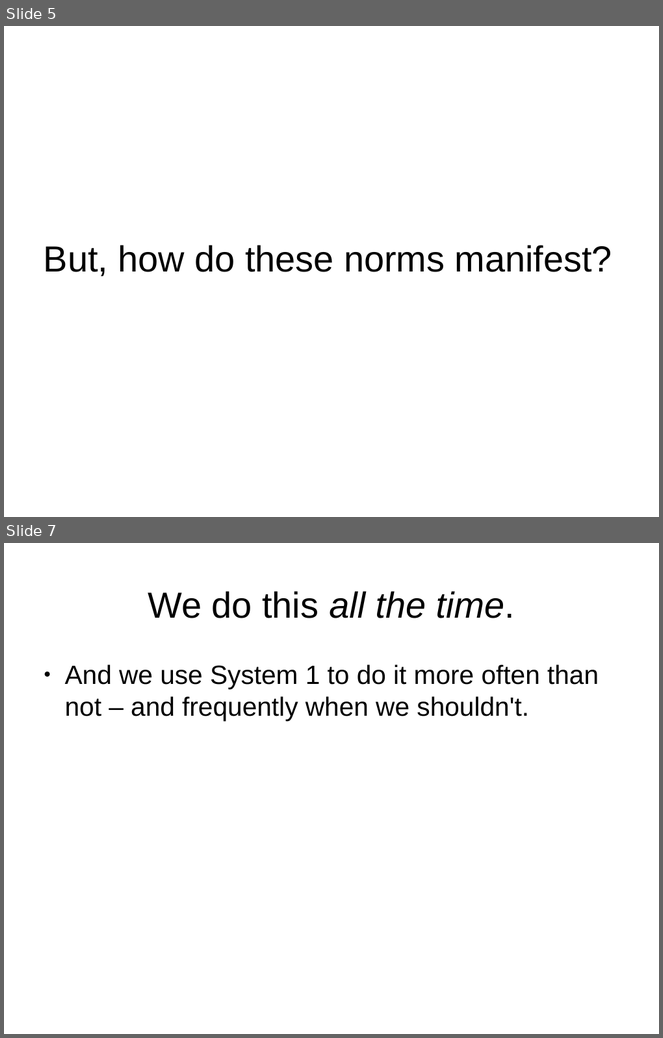
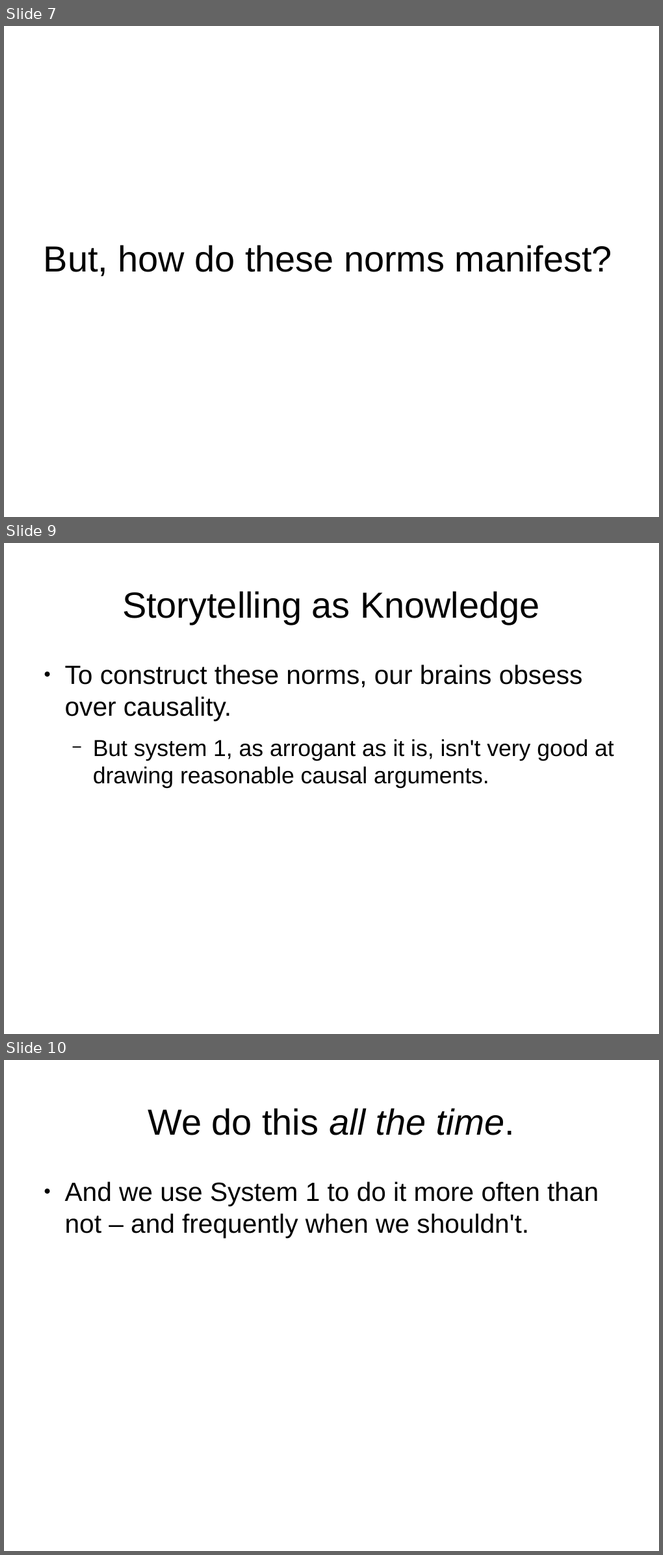
Before and after one commit to DanRunfola/COLL_100, a slide deck: lectures/StoryTelling_as_knowledge.odp. Shown one above the other, each under a label of ours: slides 5 and 7 before the commit, slides 7, 9 and 10 after it; the slides between them are not shown. The pictures are 663x1038 and 663x1555 pixels, drawn with LibreOffice and Linux fonts; fonts in the diff are those of the drawing. Boxes give left, top, right and bottom in pixels: in the first picture for what was removed or moved away, otherwise in the second. Text is boxed around its words. In the diff, an @@ line names an element or a change of style, - is before the commit and + after.

```diff
--- a/lectures/StoryTelling_as_knowledge.odp
+++ b/lectures/StoryTelling_as_knowledge.odp
@@ slide 9 added at [4,543,659,1034], background #FFFFFF @@
@@ title added at [122,591,540,624], 44 pt, text #000000 @@
+Storytelling as Knowledge
@@ text added at [65,665,614,789], 28 pt, text #000000 @@
+● To construct these norms, our brains obsess over causality.
+  − But system 1, as arrogant as it is, isn't very good at drawing reasonable causal arguments.
@@ what was slide 5 is now slide 7 @@
@@ what was slide 7 is now slide 10 @@
```
Also in this commit, not shown: 4 slides changed, 5 other slides added, 3 other files.
